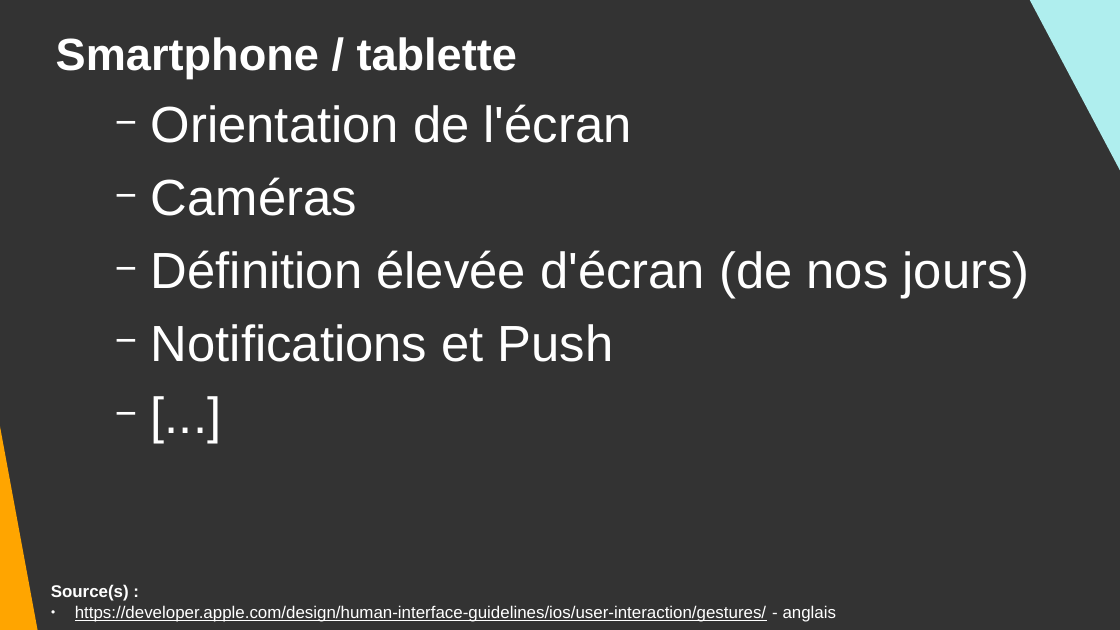
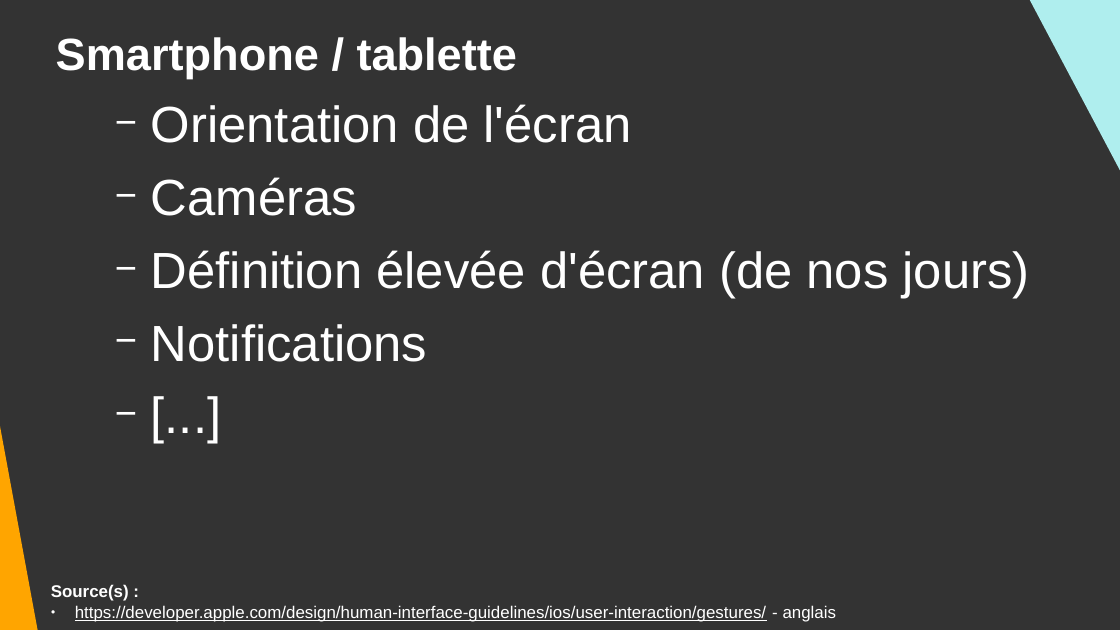
Before and after one commit to DanYellow/cours, a slide deck: slide 7 of integration-web-s3/travaux-pratiques/numero-2/presentation.odp. Drawn at 1120x630 pixels with LibreOffice and Linux fonts; fonts in the diff are those of the drawing. Boxes give left, top, right and bottom in pixels: in the first picture for what was removed or moved away, otherwise in the second. Text is boxed around its words. In the diff, an @@ line names an element or a change of style, - is before the commit and + after.

```diff
--- a/integration-web-s3/travaux-pratiques/numero-2/presentation.odp
+++ b/integration-web-s3/travaux-pratiques/numero-2/presentation.odp
@@ text at (151,324,427,362): text changed @@
-  − Notifications et Push
+  − Notifications
```
Also in this commit, not shown: 16 other slides changed, 1 slide added, 1 slide removed, 8 other files.
